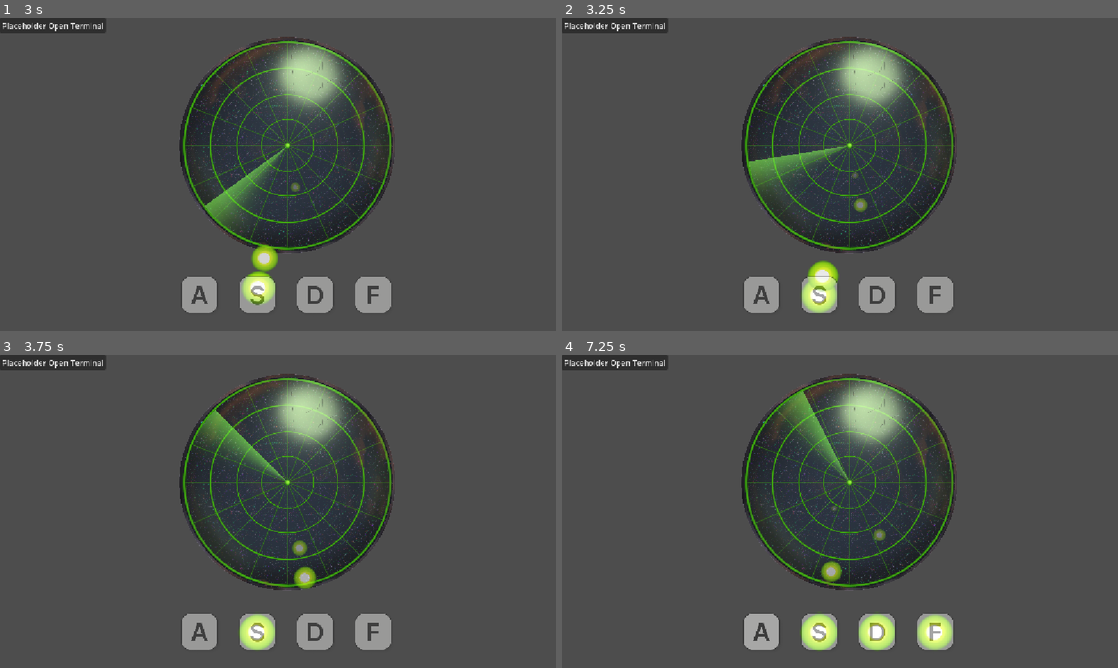
Above: before the commit, frames 1-4 (two rows, left to right).
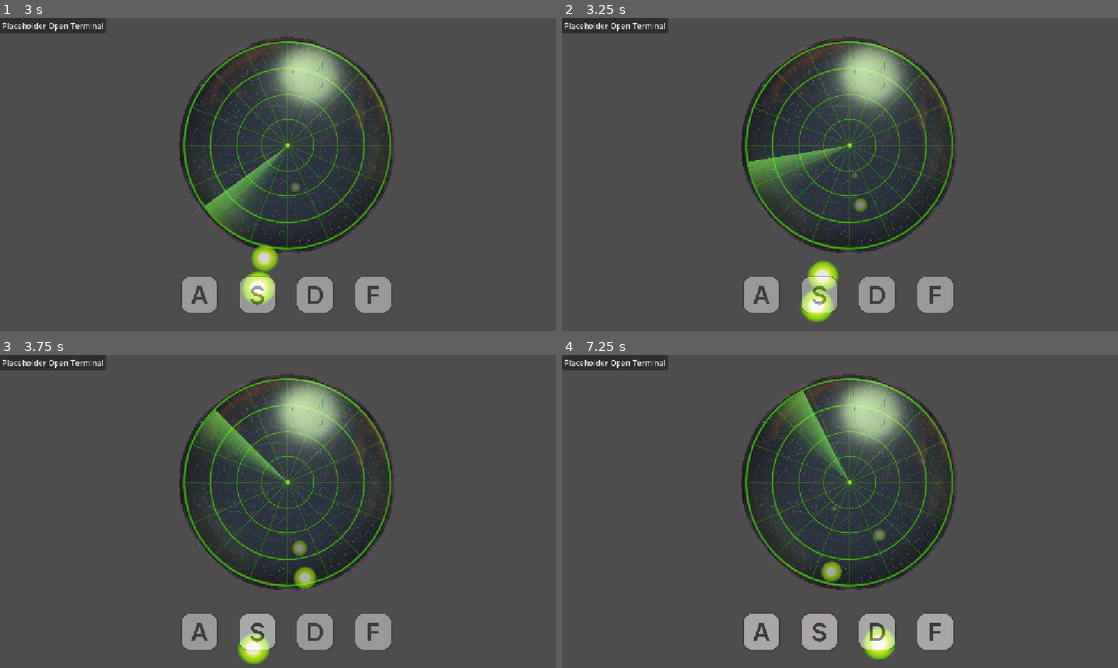
Above: after the commit, the same moments.

Repository: Game-Jam-Studio/Brackeys-Jam-2026.2
Game: Godot game, scene res://Levels/rhythmMinigame.tscn
Two runs of this game, one before a commit and one after it. Both use one fixed random seed, a clock stepped at 60 frames per second and the inputs below. This scene is started directly instead of the project's main scene.
Inputs (mouse positions are in pixels of both pictures, inside the frame that each line leads up to):
- Up to frame 1 (3 s): tap Enter at 0.5 s; move the mouse to (400, 158) at 0.52 s; hold E (interact) 0.53-1.25 s; click (400, 158) at 0.67 s; click "Placeholder Open Terminal" at 1.25 s; drag from (166, 190) to (272, 215) at 2.02 s; move the mouse to (333, 105) at 2.77 s; hold E (interact) from 2.78 s (still down)
- Up to frame 2 (3.25 s): keep holding E (interact)
- Up to frame 3 (3.75 s): release E (interact) at 3.5 s; drag from (250, 574) to (316, 630) at 3.52 s
- Up to frame 4 (7.25 s): move the mouse to (1006, 558) at 4.27 s; hold A 4.28-5 s; hold E (interact) 4.28-5 s; drag from (673, 464) to (878, 630) at 5.02 s; move the mouse to (867, 511) at 5.77 s; hold A 5.78-6.5 s; hold E (interact) 5.78-6.5 s; click (867, 511) at 5.92 s; drag from (756, 433) to (878, 630) at 6.52 s

Frame 1 is identical in both runs. In frame 2, 0.5% of the frame differs, in the area x 42-50%, y 84-98%; in frame 3, 0.8%; in frame 4, 1.9%, in the area x 42-71%, y 82-98%.
Error in both runs: Attempt to call function 'pause' in base 'null instance' on a null instance. (res://Scripts/Common/terminal_ui_manager.gd:34)

Commit message:
rhythm game fixes

Diff:
--- a/brackeys-jam-2026.2/Scripts/Rhythm/note.gd
+++ b/brackeys-jam-2026.2/Scripts/Rhythm/note.gd
@@ -1,5 +1,5 @@
 extends Node2D
-
+class_name Note
 
 @export var noteTextures: Array[Texture2D]
 @export var speed: float
@@ -23,12 +23,13 @@
 func _ready() -> void:
 	start_position = position
 	total_distance = start_position.distance_to(destination)
+	direction = global_position.direction_to(destination)
 
 
 # Called every frame. 'delta' is the elapsed time since the previous frame.
 func _process(delta: float) -> void:
 	if destination != null:
-		position = position.move_toward(destination, speed * delta)
+		position += direction * speed * delta
 		if total_distance > 0.0:
 			var progress: float = clampf(1.0 - (position.distance_to(destination) / total_distance), 0.0, 1.0)
 			scale = Vector2.ONE * progress
--- a/brackeys-jam-2026.2/Scripts/Rhythm/note_manager.gd
+++ b/brackeys-jam-2026.2/Scripts/Rhythm/note_manager.gd
@@ -33,22 +33,13 @@
 	currNoteSpawned += 1
 	if currNoteSpawned == len(spawnTimes):
 		timer.stop()
-
-		# Allow the final note to reach the destination line
-		# The actual value required here for this would be the distance from
-		# spawn to destination over the configured speed in note prefab,
-		# but for the jam, we will just hardcode this
-		await get_tree().create_timer(3.25).timeout
-
-		# Emit outcome to level manager
-		var success: bool = errorCount <= max_allowed_errors
-		minigame_completed.emit(success)
-		#WARNING this will print at the time the last note spawns so more errors
-		# could still come and this is just a placeholder
-		#print("error count: " + str(errorCount))
-		return
-	timer.start(spawnTimes[currNoteSpawned])
+	else:
+		timer.start(spawnTimes[currNoteSpawned])
 
 # Called every frame. 'delta' is the elapsed time since the previous frame.
 func _process(_delta: float) -> void:
-	pass
+	if(currNoteSpawned > 0):
+		var count = get_children().filter(func(child): return is_instance_of(child, Note)).size()
+		if(count <= 0):
+			var success: bool = errorCount <= max_allowed_errors
+			minigame_completed.emit(success)
